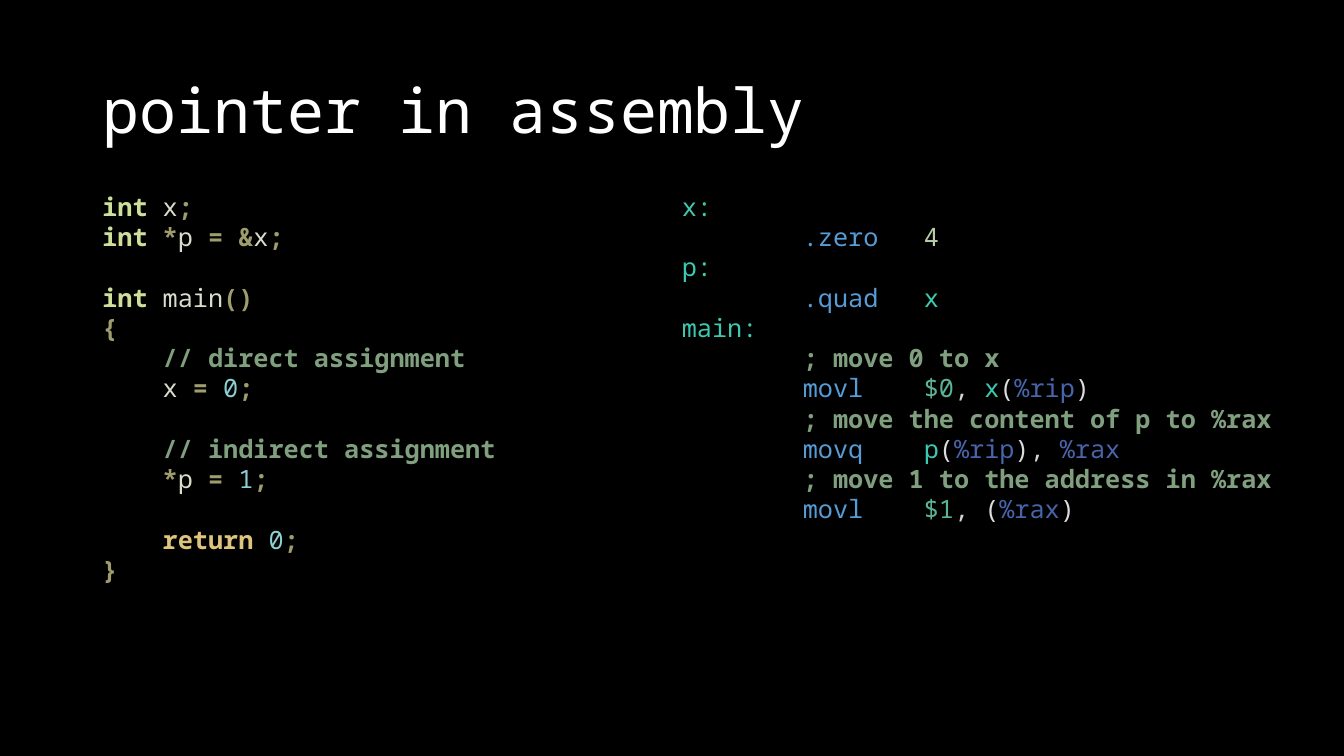
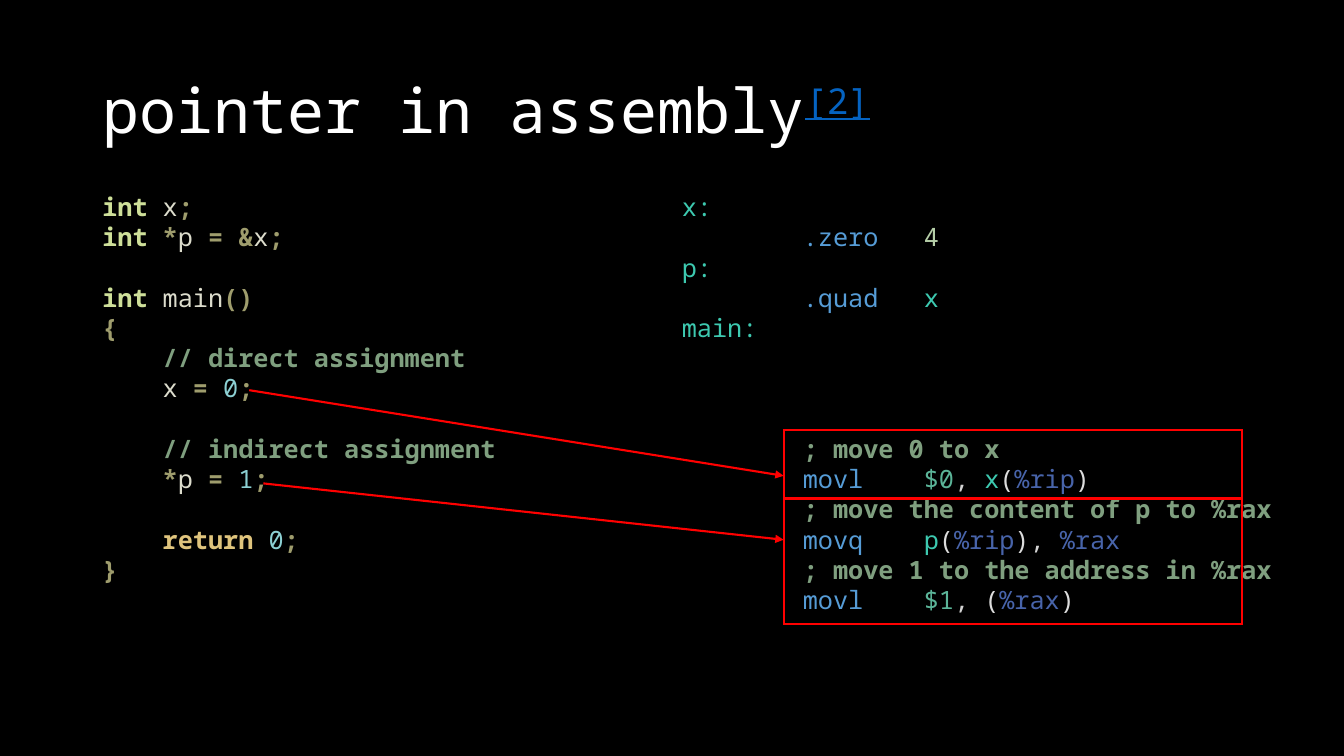
Before and after one commit to OEmiliatanO/those_c_prog_didnt_teach, a slide deck: slide 9 of Ch2/Ch2-pointer & array.pptx. Drawn at 1344x756 pixels with LibreOffice and Linux fonts; fonts in the diff are those of the drawing. Boxes give left, top, right and bottom in pixels: in the first picture for what was removed or moved away, otherwise in the second. Text is boxed around its words. In the diff, an @@ line names an element or a change of style, - is before the commit and + after.

```diff
--- a/Ch2/Ch2-pointer & array.pptx
+++ b/Ch2/Ch2-pointer & array.pptx
@@ title at box(102, 86, 869, 148): text changed @@
-pointer in assembly
+pointer in assembly[2]
@@ text "x:" rewrapped from box(682, 202, 1271, 522) to box(682, 202, 1271, 613) @@
@@ arrow added from (249, 390) to (783, 476), #FF0000 1.5 pt @@
@@ rectangle added at box(783, 430, 1242, 498), outline #FF0000 1.5 pt @@
@@ arrow added from (263, 484) to (783, 539), #FF0000 1.5 pt @@
@@ rectangle added at box(783, 499, 1242, 624), outline #FF0000 1.5 pt @@
```
Also in this commit, not shown: 33 other slides changed, 6 slides added, 1 slide removed, 2 other files.
